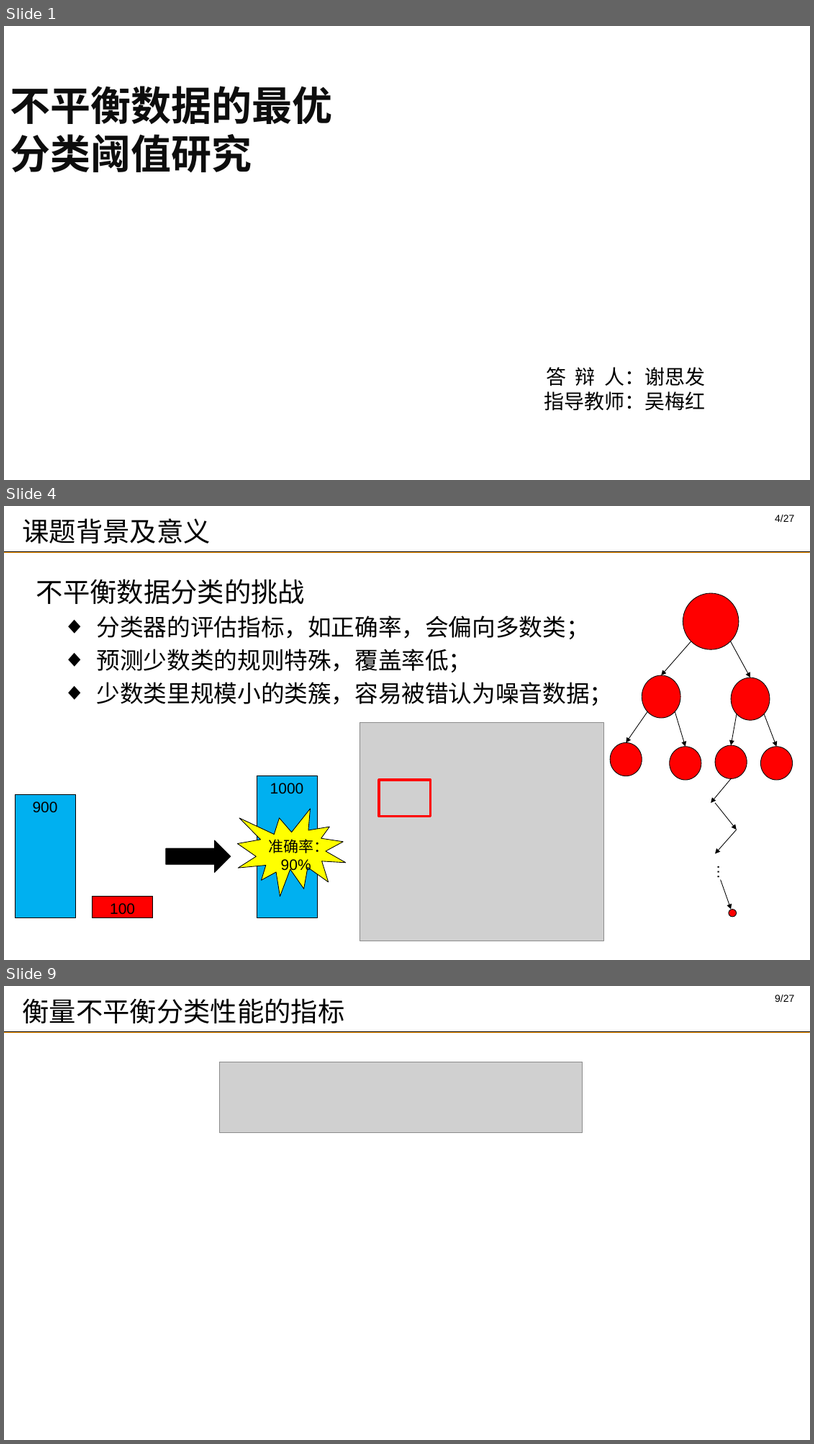
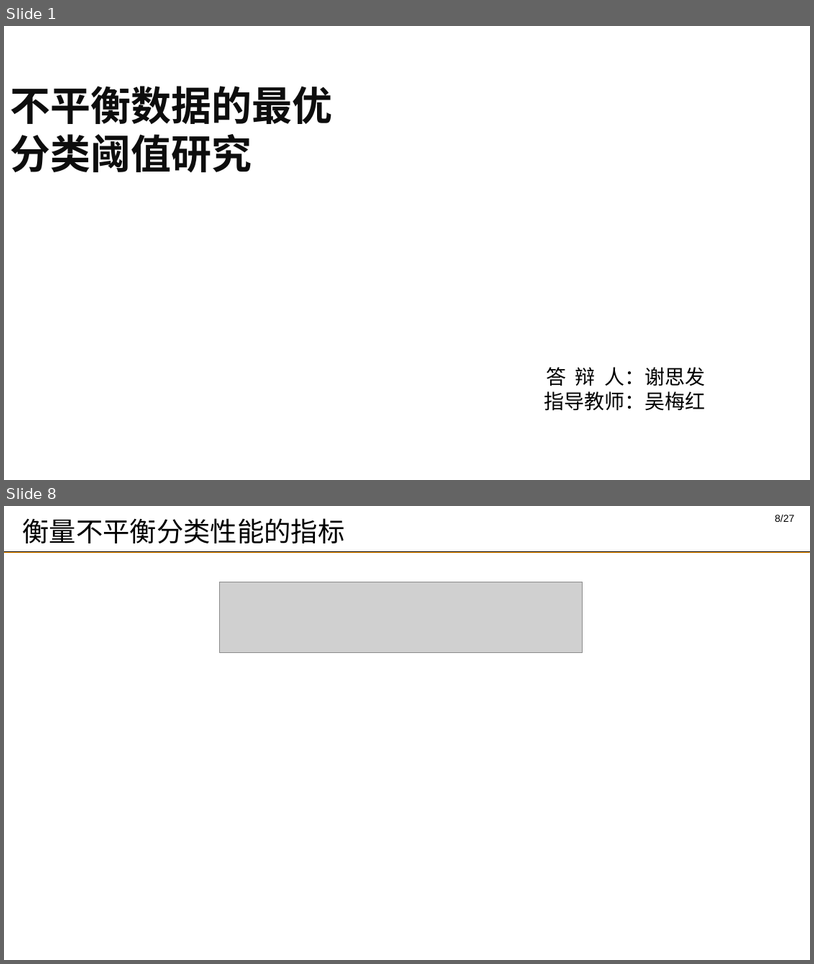
Before and after one commit to DMRookie/finaldesign, a slide deck: 答辩_谢思发_2.pptx. Shown one above the other, each under a label of ours: slides 1, 4 and 9 before the commit, slides 1 and 8 after it; the slides between them are not shown. The pictures are 814x1444 and 814x964 pixels, drawn with LibreOffice and Linux fonts; fonts in the diff are those of the drawing; grey boxes stand for pictures; background and template pictures are left out. Boxes give left, top, right and bottom in pixels: in the first picture for what was removed or moved away, otherwise in the second. Text is boxed around its words. In the diff, an @@ line names an element or a change of style, - is before the commit and + after.

```diff
--- a/答辩_谢思发_2.pptx
+++ b/答辩_谢思发_2.pptx
@@ slide 4 removed at (4, 506, 810, 960), background picture (left out); not listed: 3 template elements that a slide beside it also shows @@
@@ title removed at (22, 518, 210, 543) @@
-课题背景及意义
@@ text removed at (36, 579, 614, 705) @@
-不平衡数据分类的挑战
-  ◆ 分类器的评估指标，如正确率，会偏向多数类；
-  ◆ 预测少数类的规则特殊，覆盖率低；
-  ◆ 少数类里规模小的类簇，容易被错认为噪音数据；
@@ ellipse removed at (684, 593, 739, 649) @@
@@ arrow removed from (692, 641) to (661, 675) @@
@@ arrow removed from (731, 641) to (751, 678) @@
@@ ellipse removed at (642, 675, 681, 718) @@
@@ ellipse removed at (732, 678, 771, 720) @@
@@ arrow removed from (648, 712) to (627, 743) @@
@@ arrow removed from (676, 712) to (686, 746) @@
@@ arrow removed from (737, 714) to (732, 745) @@
@@ arrow removed from (764, 714) to (777, 746) @@
@@ picture removed at (360, 723, 604, 940) @@
@@ ellipse removed at (611, 743, 643, 776) @@
@@ ellipse removed at (670, 746, 702, 780) @@
@@ ellipse removed at (715, 745, 748, 778) @@
@@ ellipse removed at (761, 746, 793, 780) @@
@@ rectangle removed at (257, 775, 317, 917) @@
-1000
@@ rectangle removed at (379, 780, 430, 816) @@
@@ arrow removed from (732, 779) to (711, 803) @@
@@ rectangle removed at (15, 795, 75, 918) @@
-900
@@ arrow removed from (715, 803) to (737, 830) @@
@@ irregular seal removed at (237, 808, 346, 896) @@
-准确率： 90%
@@ right arrow removed at (166, 840, 231, 872) @@
@@ arrow removed from (737, 830) to (715, 853) @@
@@ text removed at (706, 858, 736, 879) @@
-…
@@ arrow removed from (721, 879) to (732, 909) @@
@@ rectangle removed at (93, 896, 153, 918) @@
-100
@@ ellipse removed at (729, 909, 737, 916) @@
@@ what was slide 9 is now slide 8 @@
@@ page number at (775, 515, 795, 522): text changed @@
-9/27
+8/27
```
Also in this commit, not shown: 10 slides changed, 1 slide added, 1 other slide removed, 1 other file.
